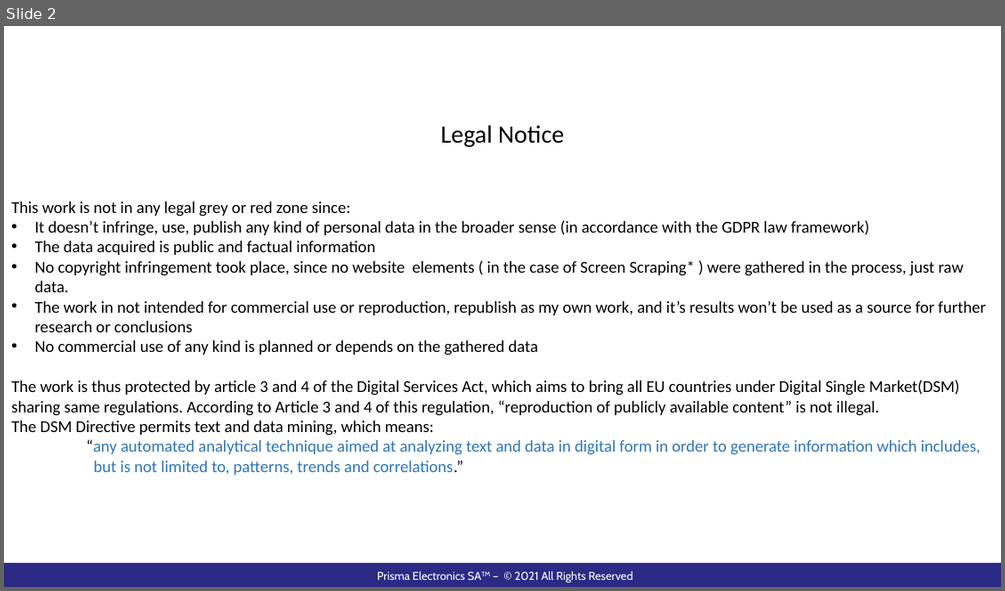
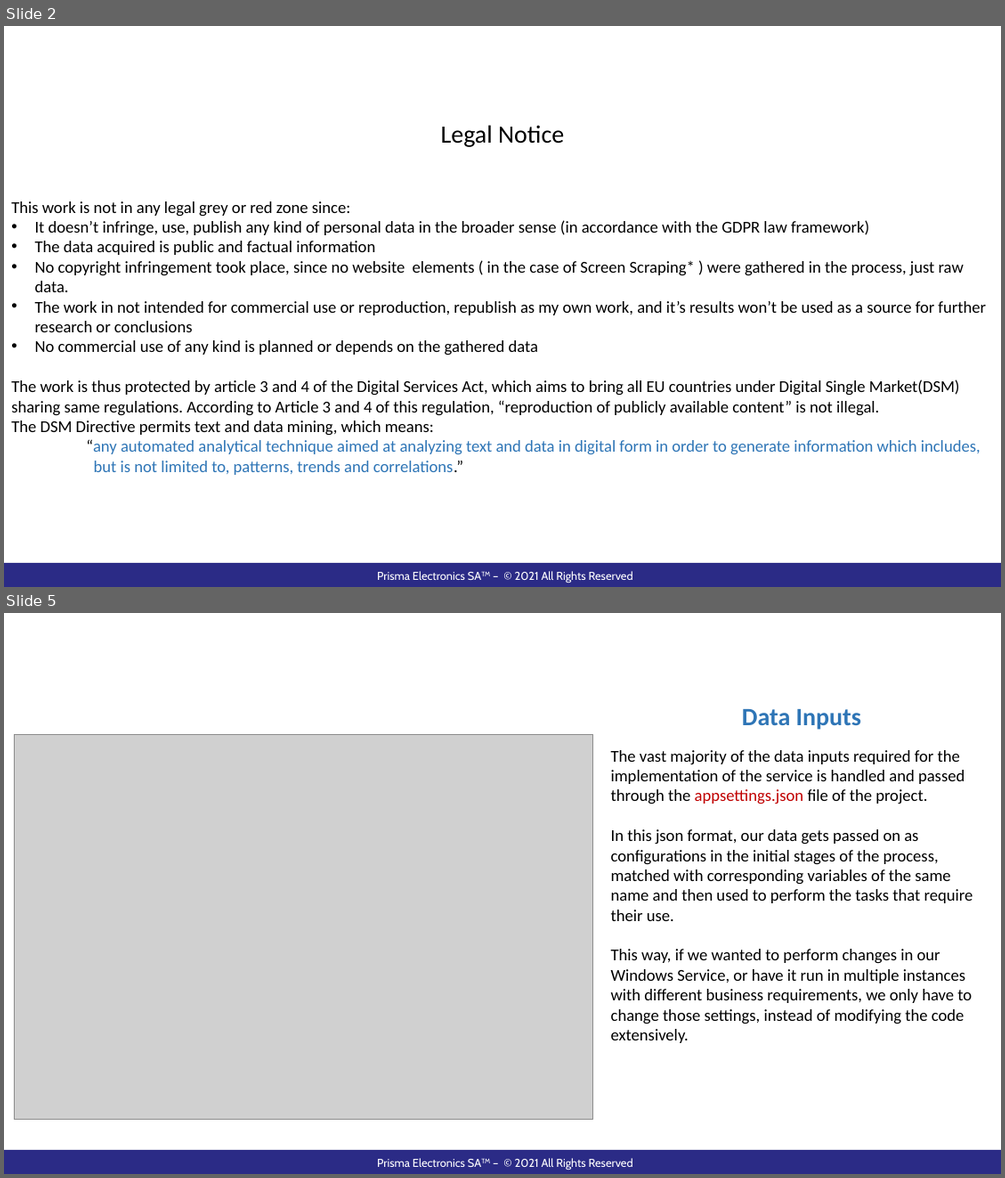
Before and after one commit to pazo0z0o/WorkRelatedLearning, a slide deck: ShipBunkerWindowsService/Documentation/WebScraperPresentation.pptx. Shown one above the other, each under a label of ours: slide 2 before the commit, slides 2 and 5 after it; the slides between them are not shown. The pictures are 1005x591 and 1005x1178 pixels, drawn with LibreOffice and Linux fonts; fonts in the diff are those of the drawing; grey boxes stand for pictures; background and template pictures are left out. Boxes give left, top, right and bottom in pixels: in the first picture for what was removed or moved away, otherwise in the second. Text is boxed around its words. In the diff, an @@ line names an element or a change of style, - is before the commit and + after.

Commit message:
minor formating

```diff
--- a/ShipBunkerWindowsService/Documentation/WebScraperPresentation.pptx
+++ b/ShipBunkerWindowsService/Documentation/WebScraperPresentation.pptx
@@ slide 5 added at [4,613,1001,1174], background #FFFFFF; not listed: 2 template elements that a slide beside it also shows @@
@@ text added at [742,709,861,730], 24 pt, text #2E75B6, bold @@
+Data Inputs
@@ picture added at [15,734,593,1119] @@
@@ text added at [611,750,973,1043], 16 pt, text #000000 @@
+The vast majority of the data inputs required for the implementation of the service is handled and passed through the appsettings.json file of the project.
+In this json format, our data gets passed on as configurations in the initial stages of the process, matched with corresponding variables of the same name and then used to perform the tasks that require their use.
+This way, if we wanted to perform changes in our Windows Service, or have it run in multiple instances with different business requirements, we only have to change those settings, instead of modifying the code extensively.
```
Also in this commit, not shown: 3 slides changed, 3 other slides added, 1 slide removed, 1 other file.
